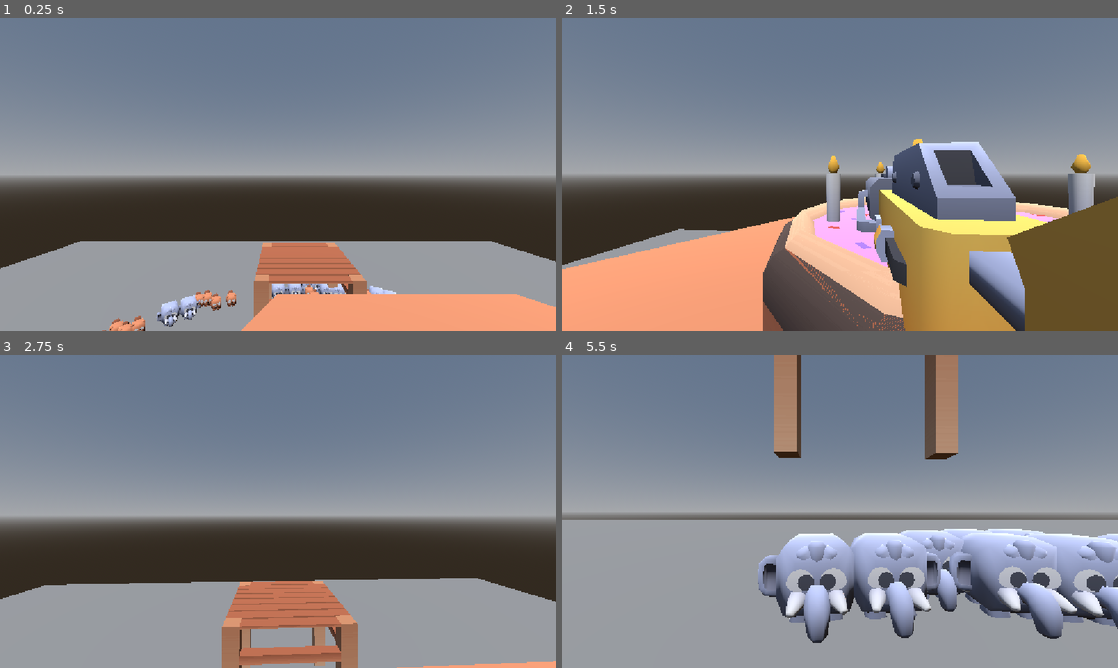
Above: before the commit, frames 1-4 (two rows, left to right).
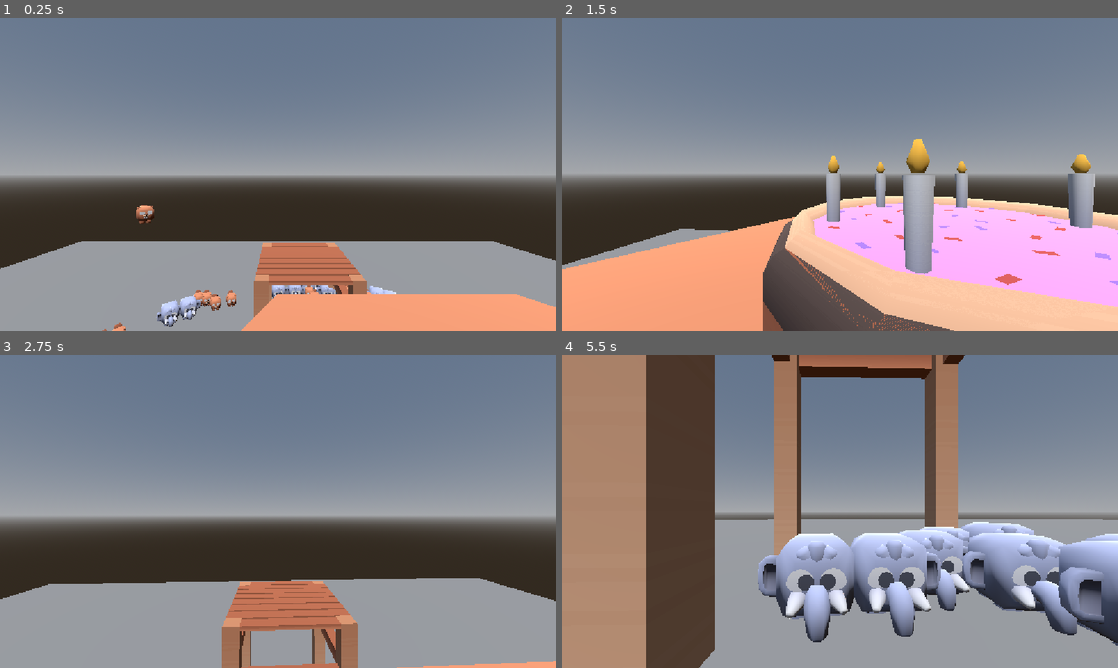
Above: after the commit, the same moments.

Repository: Constanze3/kenney-jam-2026
Game: Godot game, scene res://scenes/game.tscn
Same seed, same stepped clock (60 frames per second), same inputs: the game is played once before the commit and once after it. Sound files missing from this copy of the repository are replaced by a short silence.
Inputs (mouse positions are in pixels of both pictures, inside the frame that each line leads up to):
- Up to frame 1 (0.25 s): no input
- Up to frame 2 (1.5 s): move the mouse to (962, 158) at 0.52 s; hold D (right) 0.53-1.28 s; click (962, 158) at 0.67 s; tap Space (jump) at 0.77 s; move the mouse to (812, 174) at 1.27 s; hold W (forward) from 1.28 s (still down)
- Up to frame 3 (2.75 s): keep holding W (forward); tap Space (jump) at 1.52 s; move the mouse to (289, 505) at 2.02 s
- Up to frame 4 (5.5 s): keep holding W (forward); move the mouse to (834, 517) at 2.77 s; tap Space (jump) at 3.02, 3.77, 4.52 s; move the mouse to (878, 514) at 3.52 s; move the mouse to (795, 508) at 4.27 s; move the mouse to (845, 511) at 5.02 s

The runs differ from the first frame. In frame 1, 0.6% of the frame differs, in the area x 0-100%, y 59-100%; in frame 2, 21%; in frame 3, 1.4%; in frame 4, 39%, in the area x 0-100%, y 0-100%.

Commit message:
feat: turret types

Diff:
--- /dev/null
+++ b/data/turrets.json
@@ -0,0 +1,89 @@
+[
+	{
+		"name":"blaster-c",
+		"damage" : 20.0,
+		"fire_rate": 0.3,
+		"max_range" : 20.0,
+		"inaccuracy" : 0.1,
+		"bullet_speed" : 0.5,
+		"re_targeting_delay" : 2.0,
+		"shot_sound_path" : "res://audio/turret/gun-t-sound.mp3",
+		"model_path" : "res://assets/guns/blaster-c.glb",
+		"cost": 10
+	},
+	{
+		"name":"blaster-d",
+		"damage" : 20.0,
+		"fire_rate": 0.1,
+		"max_range" : 20.0,
+		"inaccuracy" : 0.1,
+		"bullet_speed" : 0.5,
+		"re_targeting_delay" : 2.0,
+		"shot_sound_path" : "res://audio/turret/gun-t-sound.mp3",
+		"model_path" : "res://assets/guns/blaster-d.glb",
+		"cost": 10
+
+	},
+	{
+		"name":"blaster-f",
+		"damage" : 20.0,
+		"fire_rate": 1.0,
+		"max_range" : 20.0,
+		"inaccuracy" : 0.1,
+		"bullet_speed" : 0.5,
+		"re_targeting_delay" : 2.0,
+		"shot_sound_path" : "res://audio/turret/gun-t-sound.mp3",
+		"model_path" : "res://assets/guns/blaster-f.glb",
+		"cost": 10
+	}
+	,
+	{
+		"name":"blaster-h",
+		"damage" : 20.0,
+		"fire_rate": 1.0,
+		"max_range" : 20.0,
+		"inaccuracy" : 0.1,
+		"bullet_speed" : 0.5,
+		"re_targeting_delay" : 2.0,
+		"shot_sound_path" : "res://audio/turret/gun-t-sound.mp3",
+		"model_path" : "res://assets/guns/blaster-h.glb",
+		"cost": 10
+	},
+	{
+		"name":"blaster-l",
+		"damage" : 20.0,
+		"fire_rate": 1.0,
+		"max_range" : 20.0,
+		"inaccuracy" : 0.1,
+		"bullet_speed" : 0.5,
+		"re_targeting_delay" : 2.0,
+		"shot_sound_path" : "res://audio/turret/gun-t-sound.mp3",
+		"model_path" : "res://assets/guns/blaster-l.glb",
+		"cost": 10
+	}
+	,
+	{
+		"name":"blaster-m",
+		"damage" : 20.0,
+		"fire_rate": 1.0,
+		"max_range" : 20.0,
+		"inaccuracy" : 0.1,
+		"bullet_speed" : 0.5,
+		"re_targeting_delay" : 2.0,
+		"shot_sound_path" : "res://audio/turret/gun-t-sound.mp3",
+		"model_path" : "res://assets/guns/blaster-m.glb",
+		"cost": 10
+	},
+	{
+		"name":"blaster-q",
+		"damage" : 20.0,
+		"fire_rate": 1.0,
+		"max_range" : 20.0,
+		"inaccuracy" : 0.1,
+		"bullet_speed" : 0.5,
+		"re_targeting_delay" : 2.0,
+		"shot_sound_path" : "res://audio/turret/gun-t-sound.mp3",
+		"model_path" : "res://assets/guns/blaster-q.glb",
+		"cost": 10
+	}
+]
--- /dev/null
+++ b/scenes/dummy_spawner.tscn
@@ -0,0 +1,10 @@
+[gd_scene format=3 uid="uid://l2pbgum2qhon"]
+
+[ext_resource type="Script" uid="uid://qskg7gstqdth" path="res://scripts/turret/dummy_spawner.gd" id="1_rsw05"]
+[ext_resource type="PackedScene" uid="uid://dmu7y86vgqks2" path="res://scenes/turret.tscn" id="2_5cm4j"]
+[ext_resource type="JSON" path="res://data/turrets.json" id="3_ovw1a"]
+
+[node name="DummySpawner" type="Node3D" unique_id=1605974503]
+script = ExtResource("1_rsw05")
+turret_scene = ExtResource("2_5cm4j")
+turret_data = ExtResource("3_ovw1a")
--- a/scenes/enemy.tscn
+++ b/scenes/enemy.tscn
@@ -16,8 +16,6 @@
 model_parent = NodePath("Node3D")
 jump_force = 10.0
 climbing_velocity = 8.0
-speed = 15.0
-health = 100.0
 
 [node name="CollisionShape3D" type="CollisionShape3D" parent="." unique_id=1250081614]
 transform = Transform3D(1, 0, 0, 0, 1, 0, 0, 0, 1, 0, 0, -0.00024414063)
--- a/scenes/game.tscn
+++ b/scenes/game.tscn
@@ -6,7 +6,9 @@
 [ext_resource type="PackedScene" uid="uid://maen18bhyk43" path="res://scenes/player.tscn" id="3_lnu2h"]
 [ext_resource type="Texture2D" uid="uid://d26dikvntj27w" path="res://assets/castle_kit/Textures/colormap.png" id="4_lbhrr"]
 [ext_resource type="PackedScene" uid="uid://c04ejqw8meqcd" path="res://scenes/food.tscn" id="6_p57ef"]
+[ext_resource type="Script" uid="uid://qskg7gstqdth" path="res://scripts/turret/dummy_spawner.gd" id="7_0tnpc"]
 [ext_resource type="PackedScene" uid="uid://dmu7y86vgqks2" path="res://scenes/turret.tscn" id="7_u5sy4"]
+[ext_resource type="JSON" path="res://data/turrets.json" id="9_vtaks"]
 
 [sub_resource type="ProceduralSkyMaterial" id="ProceduralSkyMaterial_qlnur"]
 
@@ -174,6 +176,7 @@
 physics_material_override = SubResource("PhysicsMaterial_a08nb")
 
 [node name="MeshInstance3D" type="MeshInstance3D" parent="Ground" unique_id=1207242884]
+transform = Transform3D(1, 0, 0, 0, 1, 0, 0, 0, 1, 0.46742535, 0.09474945, -0.15859222)
 mesh = SubResource("BoxMesh_a08nb")
 
 [node name="CollisionShape3D" type="CollisionShape3D" parent="Ground" unique_id=1055713341]
@@ -203,7 +206,7 @@
 mesh = SubResource("ArrayMesh_303yn")
 
 [node name="tower-square-mid-open-simple" type="MeshInstance3D" parent="Mini Towers" unique_id=1673274710]
-transform = Transform3D(11.41, 0, 0, 0, -11.41, 1.7228621e-06, 0, -1.7228621e-06, -11.41, 0, 16.448, -24.633)
+transform = Transform3D(11.41, 0, 0, 0, -18.766, 1.7228621e-06, 0, -2.8335874e-06, -11.41, 0, 16.448, -24.633)
 mesh = SubResource("ArrayMesh_303yn")
 
 [node name="tower-square-mid-open-simple2" type="MeshInstance3D" parent="Mini Towers" unique_id=1969888748]
@@ -217,14 +220,11 @@
 [node name="CollisionShape3D" type="CollisionShape3D" parent="Mini Towers" unique_id=1936329598]
 shape = SubResource("BoxShape3D_a08nb")
 
-[node name="FoodBox" parent="." unique_id=1909826369 instance=ExtResource("6_p57ef")]
-transform = Transform3D(1, 0, 0, 0, 1, 0, 0, 0, 1, 0, 24.578936, 0)
-
-[node name="Turret" parent="." unique_id=1007567348 instance=ExtResource("7_u5sy4")]
-transform = Transform3D(0.8, 0, 0, 0, 1, 0, 0, 0, 0.8, 3.4386878, 23.313988, 1.7507496)
-
-[node name="Turret2" parent="." unique_id=1575817502 instance=ExtResource("7_u5sy4")]
-transform = Transform3D(0.8, 0, 0, 0, 1, 0, 0, 0, 0.8, 5.0533533, 23.453495, -1.3275025)
-
-[node name="Turret3" parent="." unique_id=1337293494 instance=ExtResource("7_u5sy4")]
-transform = Transform3D(0.8, 0, 0, 0, 1, 0, 0, 0, 0.8, -0.45656204, 23.453495, 0.6719284)
+[node name="DummySpawner" type="Node3D" parent="." unique_id=1309612378]
+transform = Transform3D(1, 0, 0, 0, 1, 0, 0, 0, 1, 0, 2.0203838, 0)
+script = ExtResource("7_0tnpc")
+turret_scene = ExtResource("7_u5sy4")
+turret_data = ExtResource("9_vtaks")
+spawn_radius = 13.29
+amount_to_spawn = 20
+metadata/_custom_type_script = "uid://qskg7gstqdth"
--- a/scenes/turret.tscn
+++ b/scenes/turret.tscn
@@ -3,17 +3,17 @@
 [ext_resource type="Script" uid="uid://dokpe2ud1k2vq" path="res://scripts/turret/turret.gd" id="1_6fjxm"]
 [ext_resource type="PackedScene" uid="uid://cu32g0o4rjh21" path="res://scenes/bullet.tscn" id="2_dirdf"]
 [ext_resource type="AudioStream" uid="uid://copymaoabbo6p" path="res://audio/turret/gun-t-sound.mp3" id="3_mqfwu"]
-[ext_resource type="PackedScene" uid="uid://dxt3y0krvxxth" path="res://assets/guns/blaster-g.glb" id="4_0dv4j"]
 [ext_resource type="PackedScene" uid="uid://csfrbaubgqokb" path="res://assets/graveyard/cross-column.glb" id="5_tg0ex"]
 
-[node name="Turret" type="Node3D" unique_id=1007567348 node_paths=PackedStringArray("shot_point", "turret_head")]
+[node name="Turret" type="Node3D" unique_id=1007567348 node_paths=PackedStringArray("model_parent", "turret_head", "shot_point")]
 transform = Transform3D(0.8, 0, 0, 0, 1, 0, 0, 0, 0.8, 0, 0, 0)
 script = ExtResource("1_6fjxm")
 bullet_scene = ExtResource("2_dirdf")
 shot_sound = ExtResource("3_mqfwu")
-shot_point = NodePath("TurretHead/ShotPoint")
+model_parent = NodePath("TurretHead/Gun")
 turret_head = NodePath("TurretHead")
 inaccuracy = 0.1
+shot_point = NodePath("TurretHead/ShotPoint")
 
 [node name="TurretHead" type="Node3D" parent="." unique_id=1696550809]
 transform = Transform3D(1.2499999, 0, 0, 0, 1, 0, 0, 0, 1.2499999, -0.03759384, 1.1133462, -0.01017198)
@@ -21,8 +21,8 @@
 [node name="ShotPoint" type="Node3D" parent="TurretHead" unique_id=1464069359]
 transform = Transform3D(0.9999999, 0, 0, 0, 1, 0, 0, 0, 0.9999999, 0, 0.21222949, -1.0652034)
 
-[node name="blaster-g2" parent="TurretHead" unique_id=2116126992 instance=ExtResource("4_0dv4j")]
-transform = Transform3D(3, 0, 0, 0, 3, 0, 0, 0, 3, 0, 0, -0.21853054)
+[node name="Gun" type="Node3D" parent="TurretHead" unique_id=1823782857]
+transform = Transform3D(2.9999998, 0, 0, 0, 3, 0, 0, 0, 2.9999998, 0, 0, -0.1648483)
 
 [node name="TurretBase" parent="." unique_id=1778716703 instance=ExtResource("5_tg0ex")]
 transform = Transform3D(0.99999994, 0, 0, 0, 1, 0, 0, 0, 0.99999994, 0, 0, 0)
--- a/scripts/enemy.gd
+++ b/scripts/enemy.gd
@@ -41,6 +41,10 @@
 		var model = model_scene.instantiate()
 		model_parent.add_child(model)
 
+func _process(delta: float) -> void:
+	if health <= 0:
+		queue_free()
+		print("I AM DEAD")
 
 func _physics_process(delta: float) -> void:
 	var target := Vector3(0,global_position.y,0)
@@ -92,3 +96,7 @@
 	if body == Constants.game_manager.tower:
 		climbing = false
 	return
+
+func do_damage(amount:int) -> void:
+	health -= amount
+	return
--- /dev/null
+++ b/scripts/turret/dummy_spawner.gd
@@ -0,0 +1,50 @@
+class_name DummySpawner
+extends Node3D
+
+@export var turret_scene : PackedScene
+@export var turret_data : JSON
+@export var spawn_radius : float = 8.0
+@export var amount_to_spawn : int = 3
+
+
+func _ready() -> void:
+	spawn_dummy_turrets()
+
+
+func spawn_dummy_turrets() -> void:
+	var turret_array = turret_data.data
+
+	for i in amount_to_spawn:
+		var data = turret_array[i % turret_array.size()]
+		spawn_turret(data, i)
+
+
+func spawn_turret(data : Dictionary, index : int) -> void:
+	var new_turret := turret_scene.instantiate() as Turret
+
+	set_turret_data(new_turret, data)
+	add_child(new_turret)
+
+	var angle = TAU / amount_to_spawn * index
+
+	new_turret.global_position = global_position + Vector3(
+		cos(angle) * spawn_radius,
+		0,
+		sin(angle) * spawn_radius
+	)
+
+
+func set_turret_data(turret : Turret, data : Dictionary) -> void:
+	turret.damage = data["damage"]
+	turret.seconds_between_shots = data["fire_rate"]
+	turret.max_range = data["max_range"]
+	turret.inaccuracy = data["inaccuracy"]
+	turret.bullet_speed = data["bullet_speed"]
+	turret.targeting_delay_seconds = data["re_targeting_delay"]
+	turret.shot_sound = load(data["shot_sound_path"])
+
+	var model_scene = load(data["model_path"])
+
+	if model_scene and turret.model_parent:
+		var model = model_scene.instantiate()
+		turret.model_parent.add_child(model)
--- a/scripts/turret/turret.gd
+++ b/scripts/turret/turret.gd
@@ -1,11 +1,13 @@
+class_name Turret
 extends Node3D
 
 @export var bullet_scene: PackedScene
 @export var shot_sound: AudioStreamMP3
-
+@export var model_parent : Node3D
 @export var turret_head: Node3D
 @export var shot_point_node_name: String = "ShotPoint"
 
+@export var damage : float = 10
 @export var seconds_between_shots: float = 1
 @export var inaccuracy: float = 1
 @export var max_range: float = 20
@@ -29,6 +31,7 @@
 
 @export var shadow_shot_point: Node3D
 @export var shadow_turret_head: Node3D
+
 
 func _ready() -> void:
 	shot_deadline = max_shot_duraton / bullet_speed
@@ -195,5 +198,8 @@
 	if raycast_result.is_empty():
 		print("miss")
 	else:
+
 		var collider: Node3D = raycast_result["collider"]
+		if collider is Enemy:
+			collider.do_damage(damage)
 		print(collider.name)
Renamed: ramp.glb -> assets/ramp.glb
Not shown, changed: assets/ramp.glb.import
Not shown, added: scripts/turret/dummy_spawner.gd.uid
Not shown, changed: .DS_Store
Not shown, added: scripts/.DS_Store
